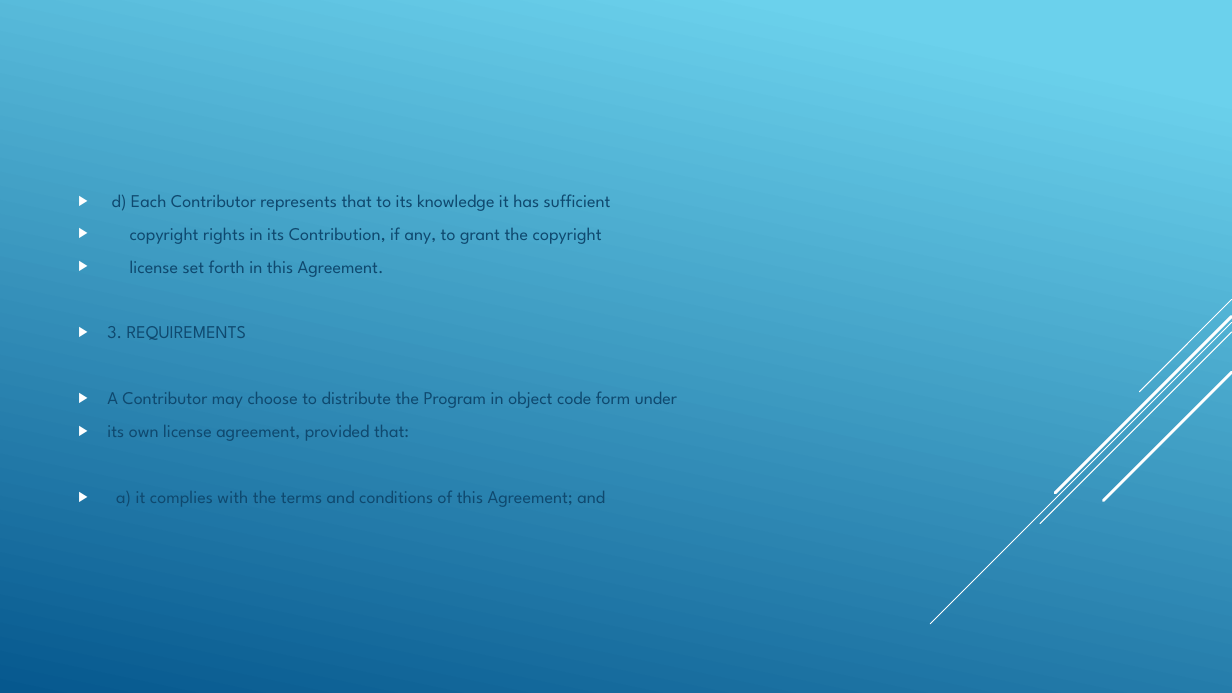
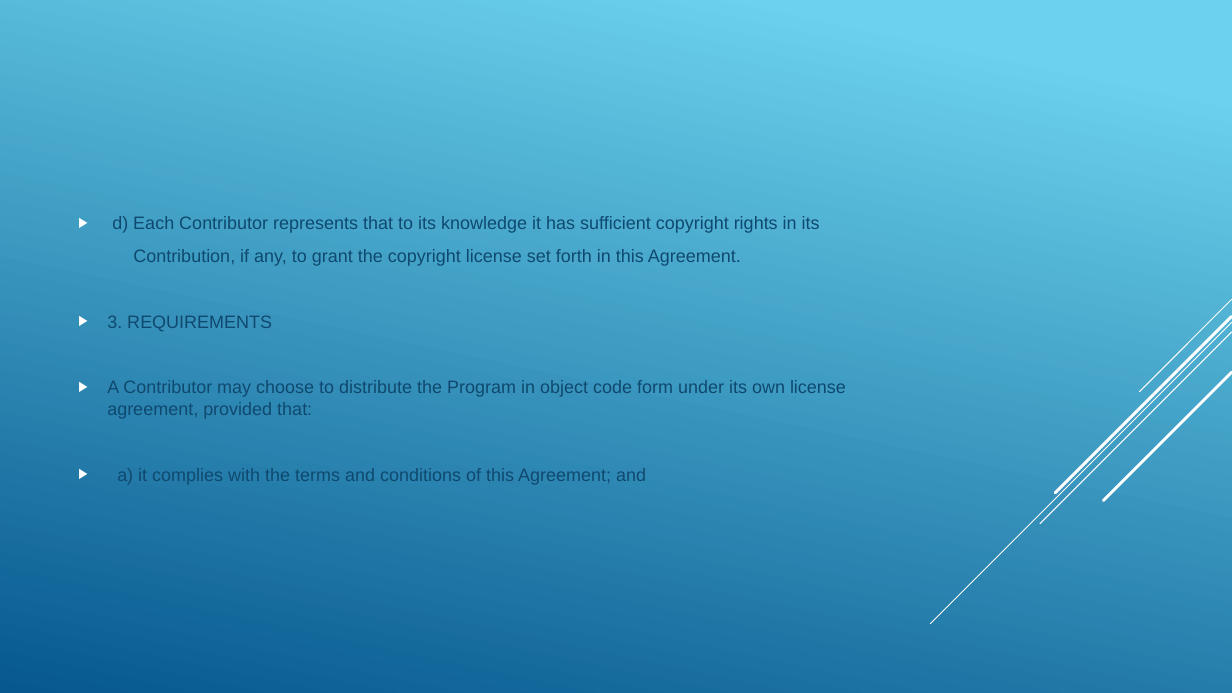
Before and after one commit to Vitoriano1454/ProjetoTCC, a slide deck: slide 15 of Github-Projeto.pptx. Drawn at 1232x693 pixels with LibreOffice and Linux fonts; fonts in the diff are those of the drawing. Boxes give left, top, right and bottom in pixels: in the first picture for what was removed or moved away, otherwise in the second. Text is boxed around its words. In the diff, an @@ line names an element or a change of style, - is before the commit and + after.

Commit message:
Commit Final

```diff
--- a/Github-Projeto.pptx
+++ b/Github-Projeto.pptx
@@ text at bbox=[112, 216, 820, 266]: text changed; font League Spartan to Arial @@
-▶ d) Each Contributor represents that to its knowledge it has sufficient
-▶ copyright rights in its Contribution, if any, to grant the copyright
-▶ license set forth in this Agreement.
+▶ d) Each Contributor represents that to its knowledge it has sufficient copyright rights in its
+Contribution, if any, to grant the copyright license set forth in this Agreement.
@@ text at bbox=[107, 316, 646, 485]: font League Spartan to Arial in "3. REQUIREMENTS", "a) it complies with the terms and ..." @@
@@ text at bbox=[107, 380, 846, 419]: text changed; font League Spartan to Arial @@
-▶ A Contributor may choose to distribute the Program in object code form under
-▶ its own license agreement, provided that:
+▶ A Contributor may choose to distribute the Program in object code form under its own license agreement, provided that:
```
Also in this commit, not shown: 29 other slides changed.
